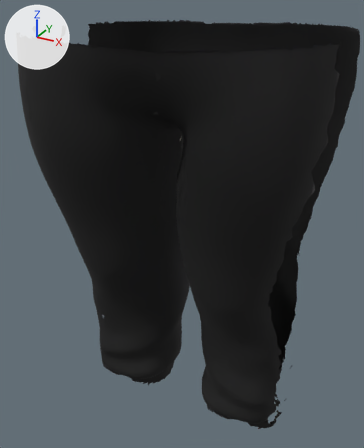
An edit to the glTF model assets/characters/_bodybase/namja_bottom9_trackpants_rigged.glb, drawn before and after from the same camera.
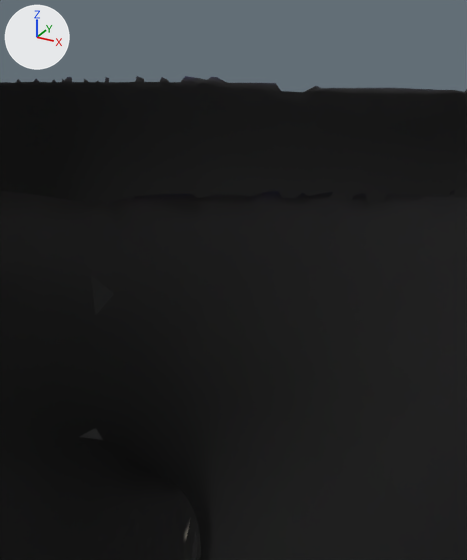
Each version is shown whole from a 50 mm camera at (0.241, -0.435, 0.572) aimed at (-0.012, 0.025, 0.342), then close up on the part from 36% to 70% of the width and 0% to 33% of the height. Every picture has the same lights, and +X, +Y and +Z are marked at upper left. The older version's two pictures come first. Where no turn or scale is listed for an object, it has been applied to the vertices. Vertices at exactly the same position are counted once.

Names of what the first close-up shows: 'part'.
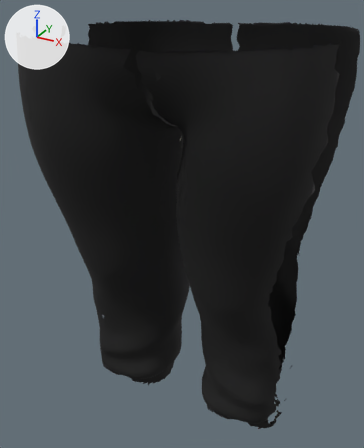
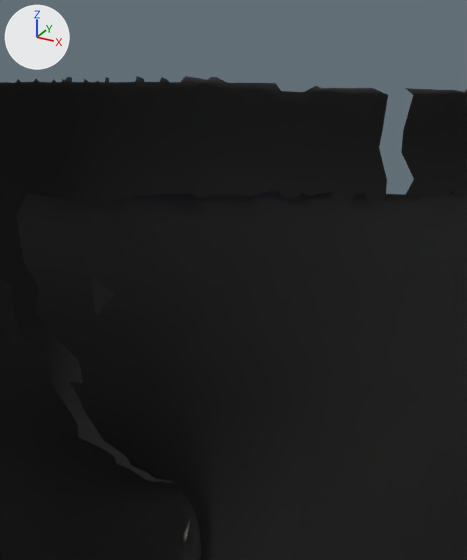
Location of each change, (x1, y1, x2, y2) in pixels of the close-ups (467 x 560 px):
part 1 of me_mesh_0, deleted
    before: (0, 88, 414, 483)

Patch to the scene script:
```diff
--- a/assets/characters/_bodybase/namja_bottom9_trackpants_rigged.glb.py
+++ b/assets/characters/_bodybase/namja_bottom9_trackpants_rigged.glb.py
@@ me_mesh_0 @@
 # used by ob_part; location = (0.0, 0.0, 0.0)
-me_mesh_0.from_pydata(...)  # 11108 vertices, 20909 faces; spans x -0.167..0.157, y -0.08..0.129, z 0.112..0.553
+me_mesh_0.from_pydata(...)  # 11106 vertices, 20726 faces; spans x -0.167..0.157, y -0.08..0.129, z 0.112..0.553
+# me_mesh_0 part 1
+# 2 vertices are removed from x 0.0, y 0.074..0.123, z 0.461..0.551
+# 183 faces are deleted
 me_mesh_0.materials.append(mat_material_0)
```
